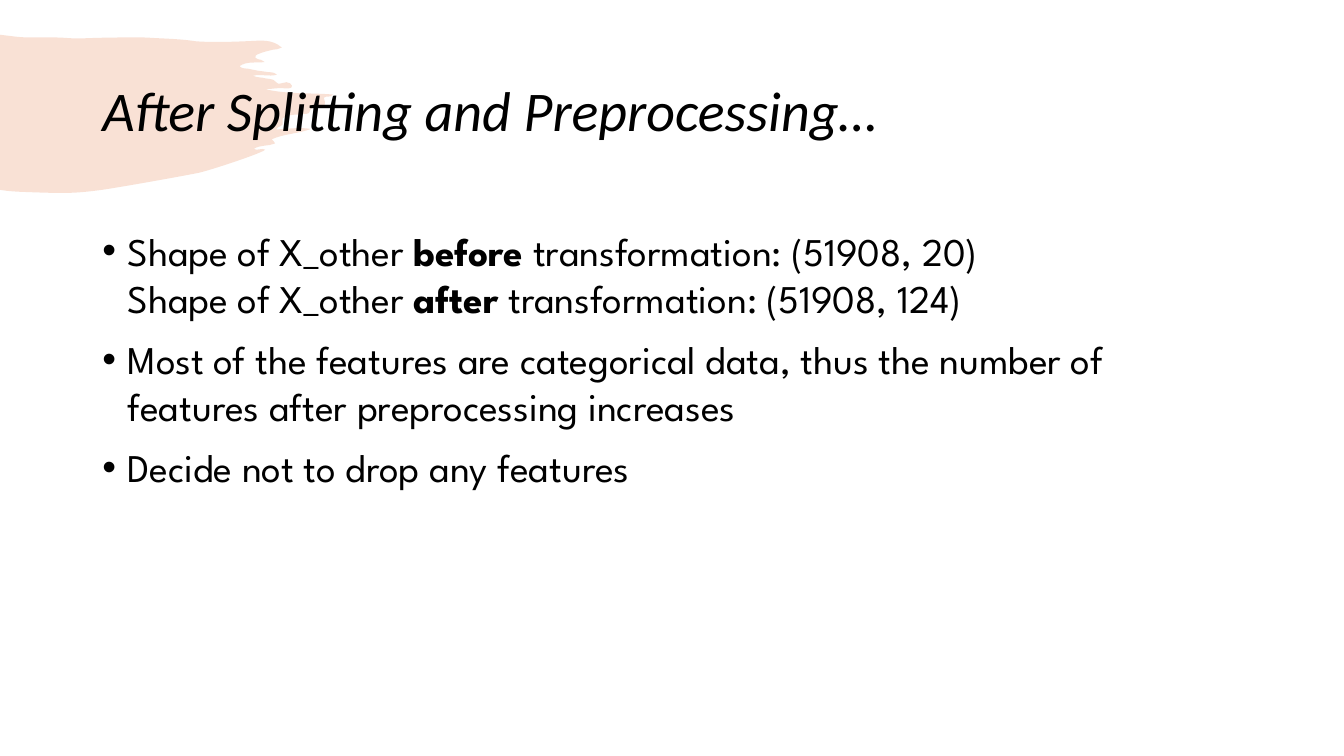
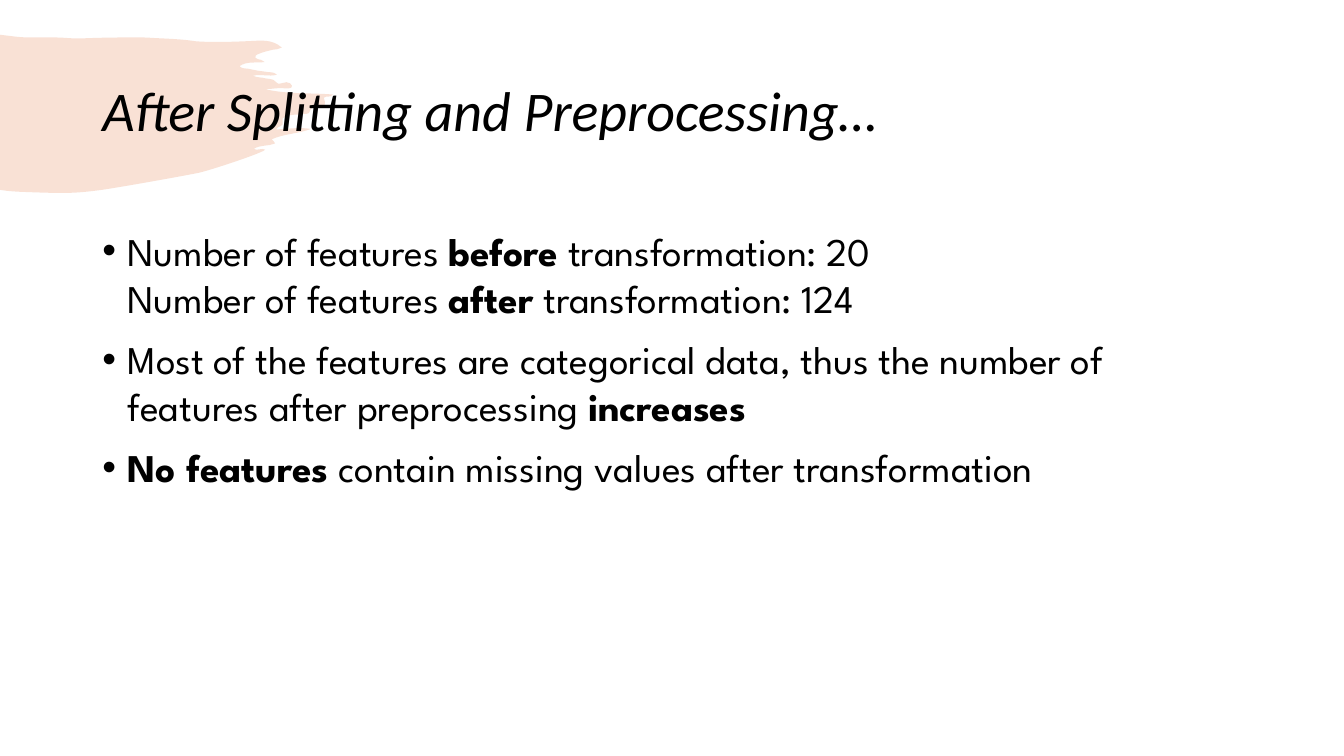
Before and after one commit to kathywu1201/Mushroom_Edibility_Classification_ML_Project, a slide deck: slide 11 of midterm_presentation.pptx (slide 9 before the commit). Drawn at 1344x756 pixels with LibreOffice and Linux fonts; fonts in the diff are those of the drawing. Boxes give left, top, right and bottom in pixels: in the first picture for what was removed or moved away, otherwise in the second. Text is boxed around its words. In the diff, an @@ line names an element or a change of style, - is before the commit and + after.

```diff
--- a/midterm_presentation.pptx
+++ b/midterm_presentation.pptx
@@ text at box(128, 238, 871, 314): text changed @@
-• Shape of X_other before transformation: (51908, 20)
-  Shape of X_other after transformation: (51908, 124)
+• Number of features before transformation: 20
+  Number of features after transformation: 124
@@ text at box(128, 346, 1103, 430): bold on in "increases" @@
@@ text at box(128, 454, 1033, 491): text changed @@
-• Decide not to drop any features
+• No features contain missing values after transformation
```
Also in this commit, not shown: 7 other slides changed, 3 slides added, 4 other files.
